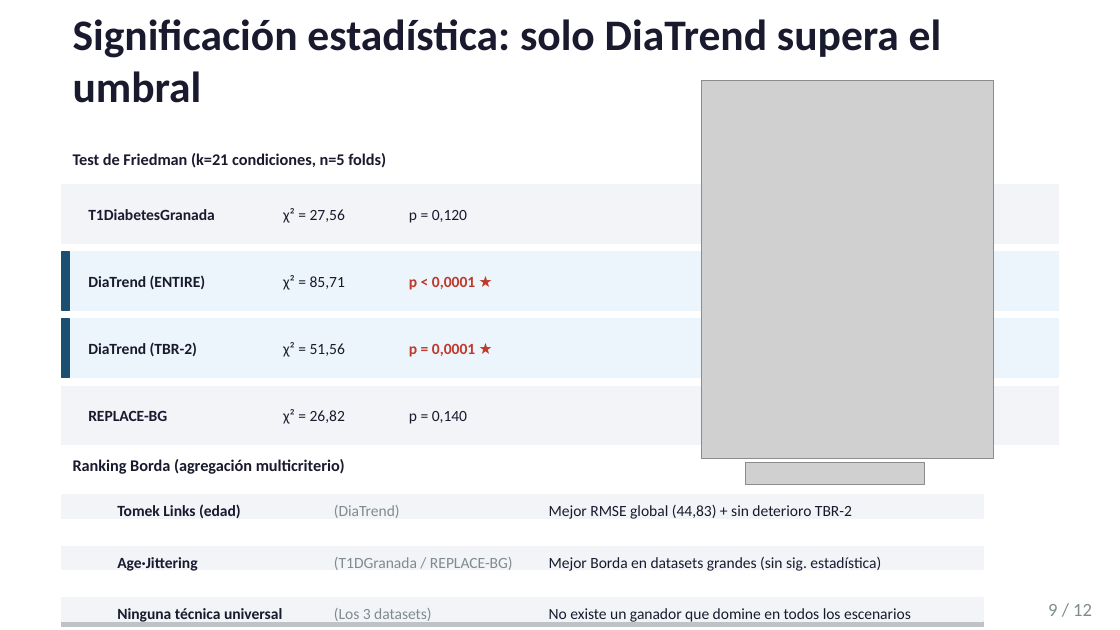
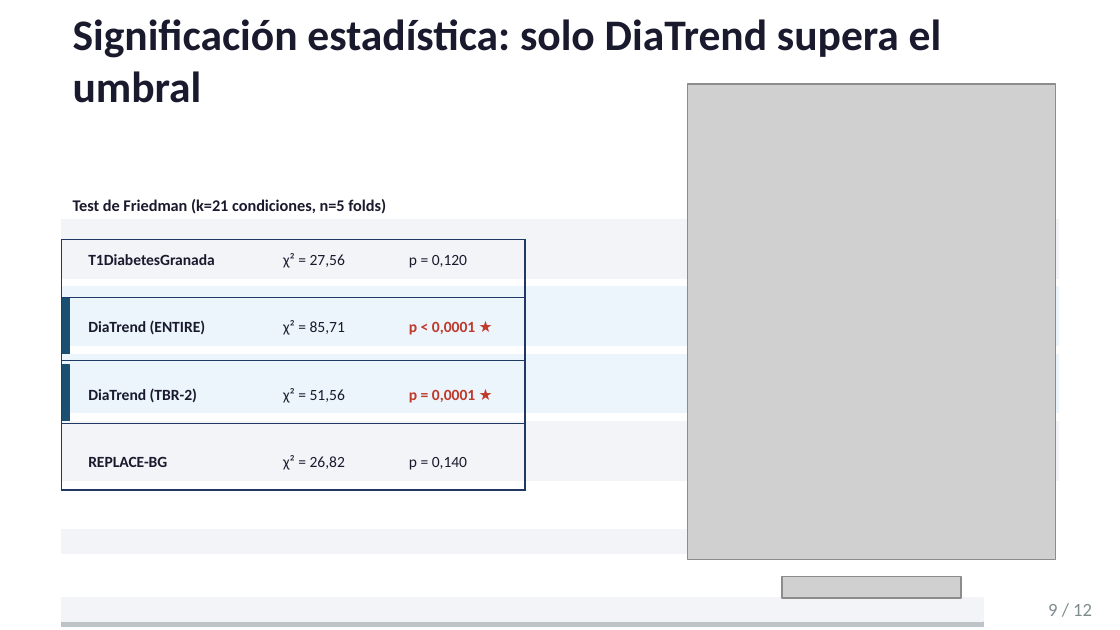
Before and after one commit to juanhdezz/TFM-Glucose-Prediction, a slide deck: slide 9 of tfm_defensa.pptx. Drawn at 1120x630 pixels with LibreOffice and Linux fonts; fonts in the diff are those of the drawing; grey boxes stand for pictures. Boxes give left, top, right and bottom in pixels: in the first picture for what was removed or moved away, otherwise in the second. Text is boxed around its words. In the diff, an @@ line names an element or a change of style, - is before the commit and + after.

```diff
--- a/tfm_defensa.pptx
+++ b/tfm_defensa.pptx
@@ picture: place and size @@
-picture at box(702, 81, 995, 458)
+picture at box(688, 84, 1056, 560)
@@ rectangle added at box(62, 240, 525, 491), outline #203864 1 pt @@
@@ rectangle: place and size @@
-rectangle at box(62, 252, 69, 310)
+rectangle at box(62, 298, 69, 370)
@@ line added from (62, 298) to (525, 298), #203864 0.5 pt @@
@@ 13 texts, 1 rectangle: place and size @@
-13 texts, 1 rectangle at box(62, 153, 475, 424)
+13 texts, 1 rectangle at box(62, 199, 475, 470)
@@ line added from (62, 361) to (525, 361), #203864 0.5 pt @@
@@ line added from (62, 423) to (525, 423), #203864 0.5 pt @@
@@ text removed at box(73, 459, 345, 474) @@
-Ranking Borda (agregación multicriterio)
@@ text removed at box(117, 504, 241, 518) @@
-Tomek Links (edad)
@@ text removed at box(334, 505, 400, 518) @@
-(DiaTrend)
@@ text removed at box(549, 505, 852, 519) @@
-Mejor RMSE global (44,83) + sin deterioro TBR-2
@@ 5 rectangles: place and size @@
-5 rectangles at box(62, 185, 1058, 517)
+5 rectangles at box(62, 220, 1058, 552)
@@ rectangle removed at box(62, 547, 983, 569) @@
@@ text removed at box(117, 557, 197, 571) @@
-Age·Jittering
@@ text removed at box(334, 557, 513, 570) @@
-(T1DGranada / REPLACE-BG)
@@ text removed at box(549, 557, 881, 571) @@
-Mejor Borda en datasets grandes (sin sig. estadística)
@@ picture: place and size @@
-picture at box(746, 463, 925, 485)
+picture at box(782, 576, 961, 598)
@@ text removed at box(117, 608, 282, 624) @@
-Ninguna técnica universal
@@ text removed at box(334, 608, 431, 624) @@
-(Los 3 datasets)
@@ text removed at box(549, 608, 911, 624) @@
-No existe un ganador que domine en todos los escenarios
```
Also in this commit, not shown: 3 other slides changed, 14 other files.
